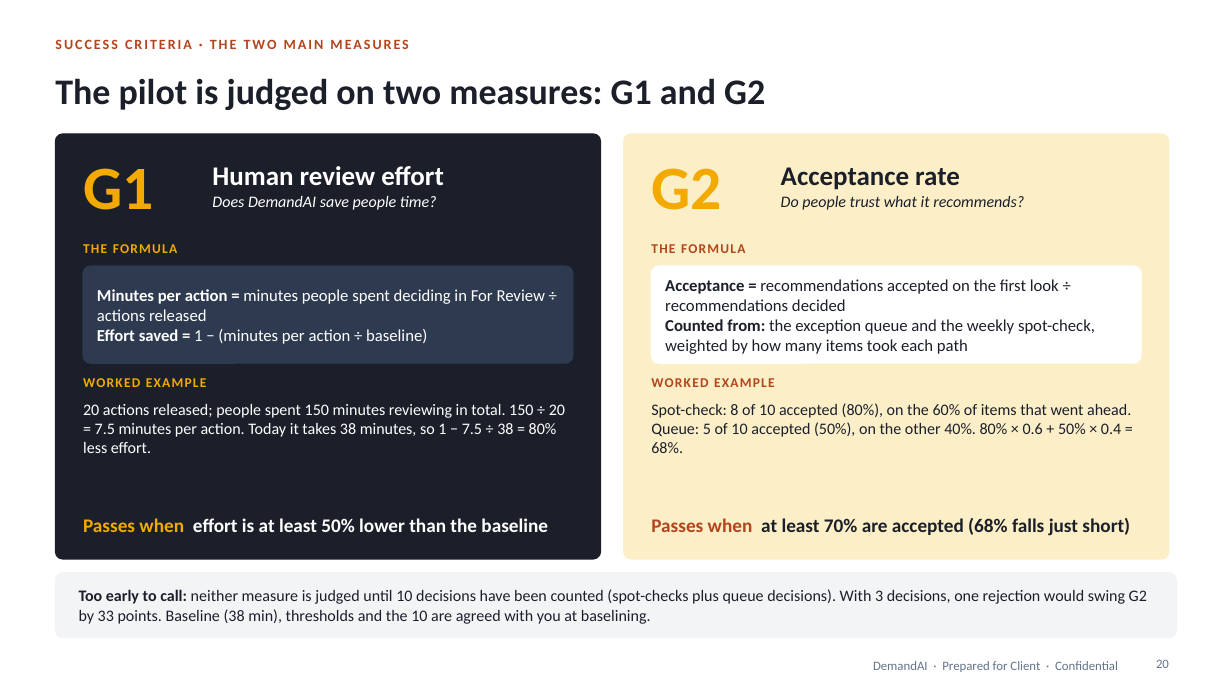
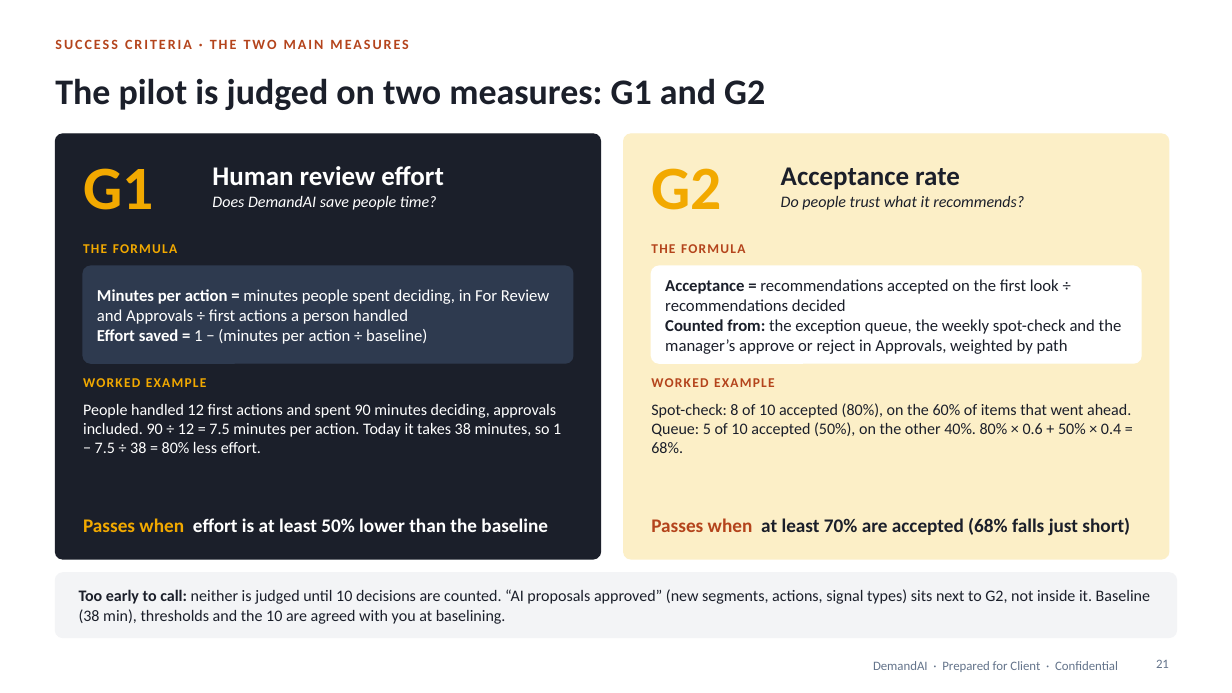
Before and after one commit to shantanusharma-commits/Demand-AI---POC, a slide deck: slide 21 of proposal/DemandAI_Pilot_Proposal.pptx (slide 20 before the commit). Drawn at 1232x693 pixels with LibreOffice and Linux fonts; fonts in the diff are those of the drawing. Boxes give left, top, right and bottom in pixels: in the first picture for what was removed or moved away, otherwise in the second. Text is boxed around its words. In the diff, an @@ line names an element or a change of style, - is before the commit and + after.

```diff
--- a/proposal/DemandAI_Pilot_Proposal.pptx
+++ b/proposal/DemandAI_Pilot_Proposal.pptx
@@ text at bbox=[97, 289, 549, 324]: text changed @@
-Minutes per action = minutes people spent deciding in For Review ÷ actions released
+Minutes per action = minutes people spent deciding, in For Review and Approvals ÷ first actions a person handled
@@ text at bbox=[665, 319, 1122, 354]: text changed @@
-Counted from: the exception queue and the weekly spot-check, weighted by how many items took each path
+Counted from: the exception queue, the weekly spot-check and the manager’s approve or reject in Approvals, weighted by path
@@ text at bbox=[83, 404, 561, 453]: text changed @@
-20 actions released; people spent 150 minutes reviewing in total. 150 ÷ 20 = 7.5 minutes per action. Today it takes 38 minutes, so 1 − 7.5 ÷ 38 = 80% less effort.
+People handled 12 first actions and spent 90 minutes deciding, approvals included. 90 ÷ 12 = 7.5 minutes per action. Today it takes 38 minutes, so 1 − 7.5 ÷ 38 = 80% less effort.
@@ text at bbox=[79, 589, 1150, 624]: text changed @@
-Too early to call: neither measure is judged until 10 decisions have been counted (spot-checks plus queue decisions). With 3 decisions, one rejection would swing G2 by 33 points. Baseline (38 min), thresholds and the 10 are agreed with you at baselining.
+Too early to call: neither is judged until 10 decisions are counted. “AI proposals approved” (new segments, actions, signal types) sits next to G2, not inside it. Baseline (38 min), thresholds and the 10 are agreed with you at baselining.
@@ page number at bbox=[1156, 659, 1169, 668]: text changed @@
-20
+21
```
Also in this commit, not shown: 11 other slides changed, 1 slide added, 1 other file.
